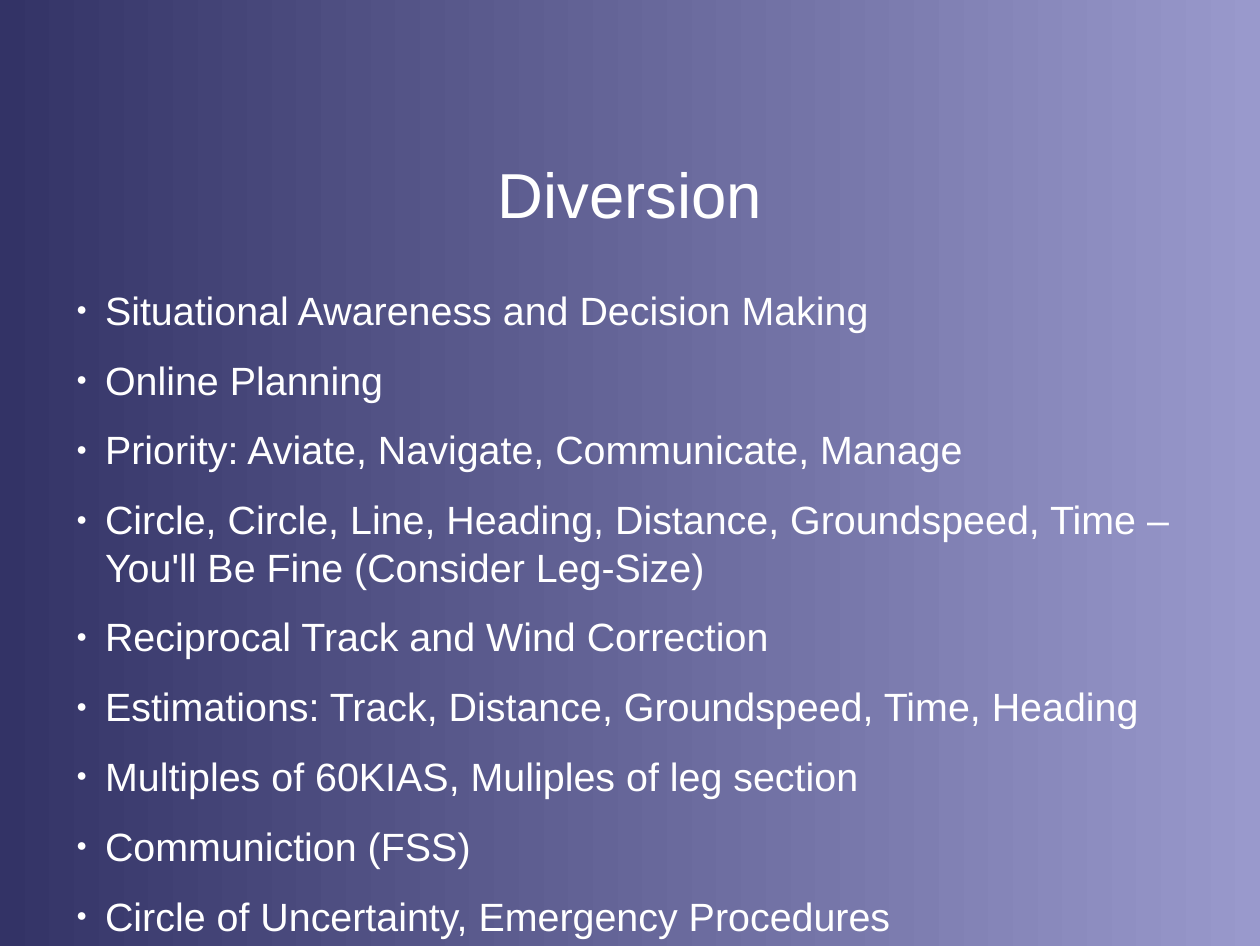
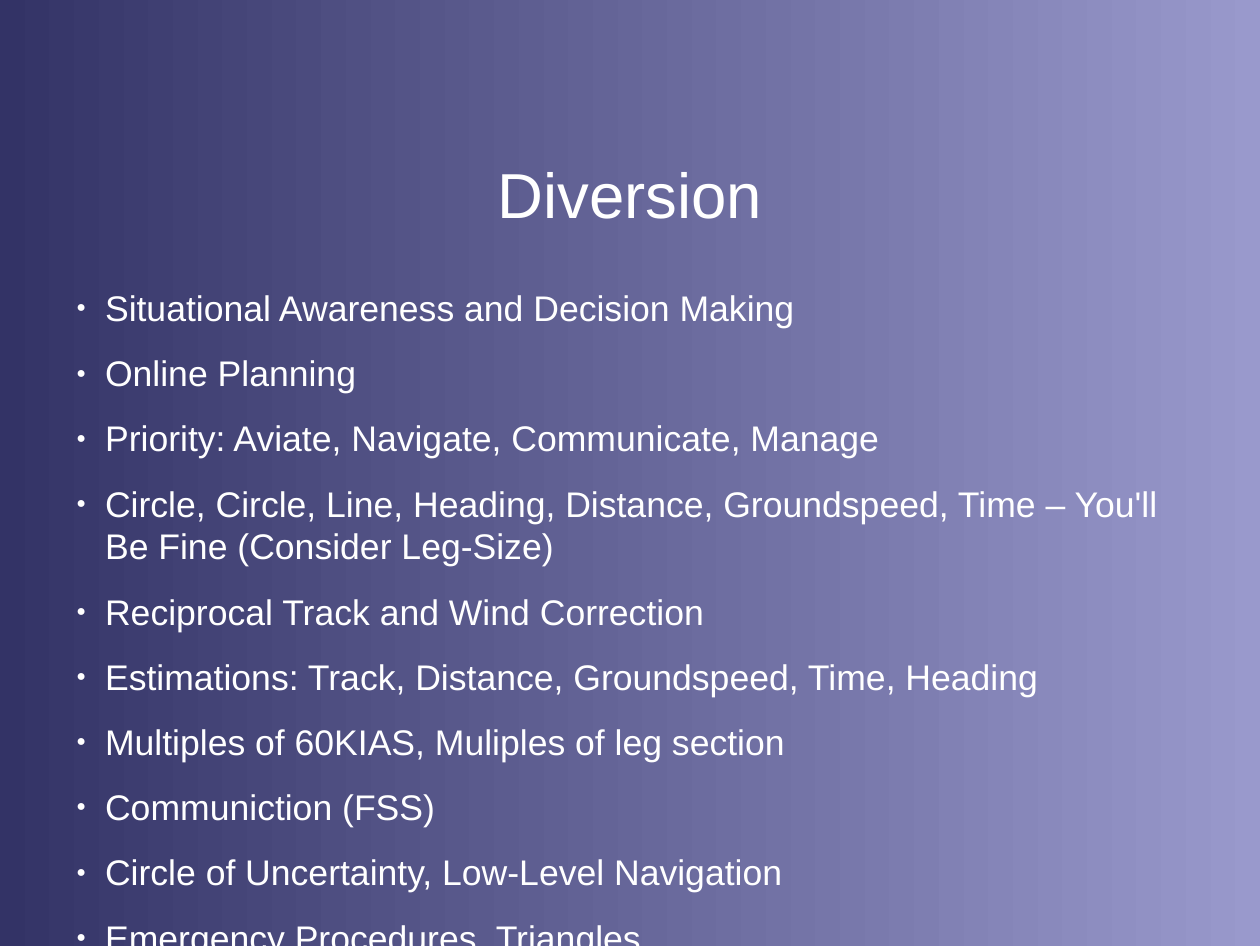
Before and after one commit to stephanheinemann/flight, a slide deck: slide 14 of FI/Navigation/Navigation.odp (slide 13 before the commit). Drawn at 1260x946 pixels with LibreOffice and Linux fonts; fonts in the diff are those of the drawing; background and template pictures are left out. Boxes give left, top, right and bottom in pixels: in the first picture for what was removed or moved away, otherwise in the second. Text is boxed around its words. In the diff, an @@ line names an element or a change of style, - is before the commit and + after.

Commit message:
extended navigation presentation

```diff
--- a/FI/Navigation/Navigation.odp
+++ b/FI/Navigation/Navigation.odp
@@ text at <box>105,295,1158,827</box>: size 24.8 to 22.4 pt in "Situational Awareness and Decision Making", "Online Planning", "Priority: Aviate, Navigate, Communicate, Manage", "Circle, Circle, Line, Heading, Distance, Groundspeed, Time ..." and 4 more places @@
@@ text at <box>105,859,782,893</box>: text changed; size 24.8 to 22.4 pt @@
-● Circle of Uncertainty, Emergency Procedures
+● Circle of Uncertainty, Low-Level Navigation
+● Emergency Procedures, Triangles
```
Also in this commit, not shown: 1 slide added.
